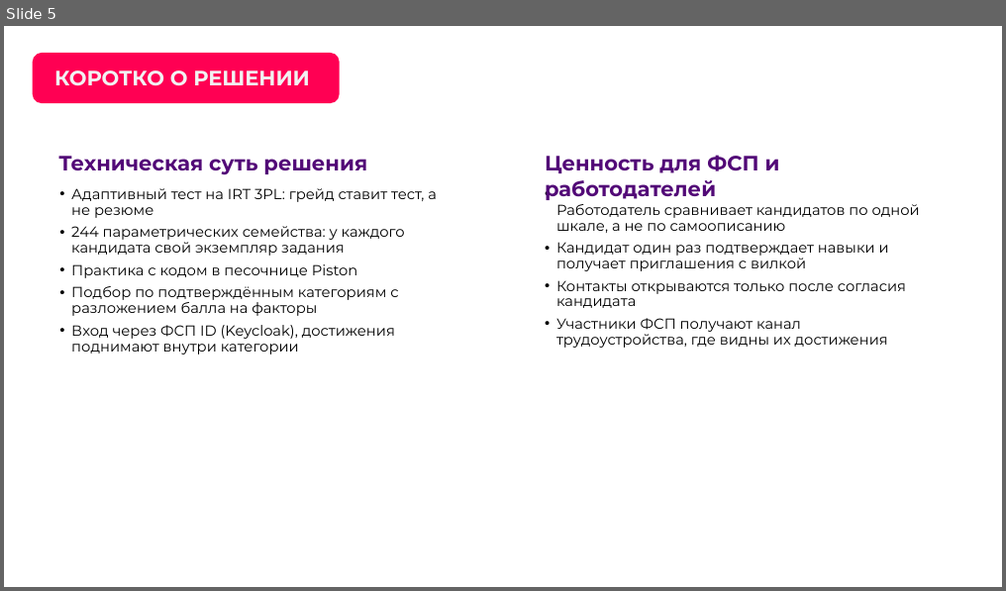
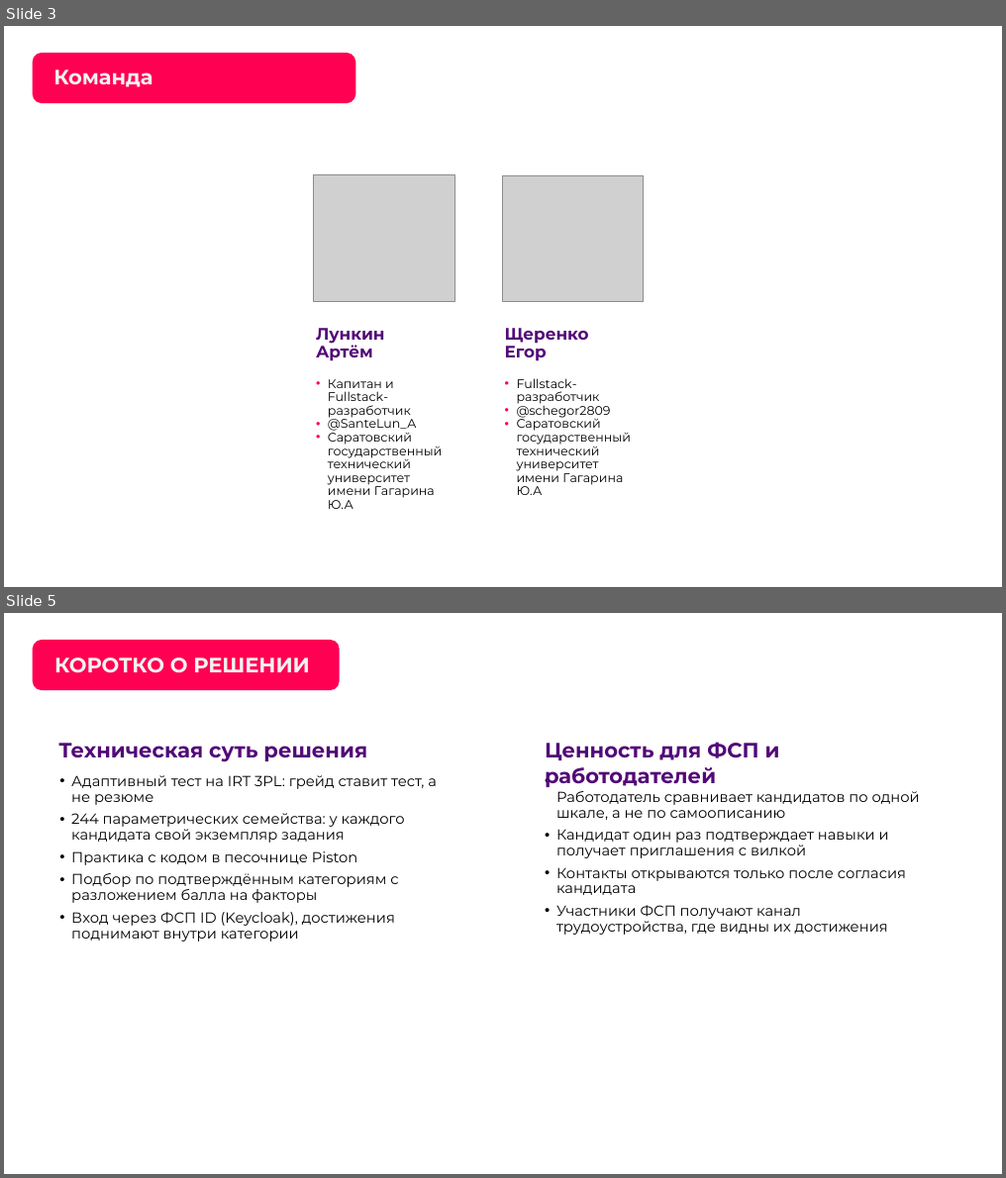
Before and after one commit to Egor2809/fsp-scout, a slide deck: docs/scout-presentation.pptx. Shown one above the other, each under a label of ours: slide 5 before the commit, slides 3 and 5 after it; the slides between them are not shown. The pictures are 1006x591 and 1006x1178 pixels, drawn with LibreOffice and Linux fonts; fonts in the diff are those of the drawing; grey boxes stand for pictures; background and template pictures are left out. Boxes give left, top, right and bottom in pixels: in the first picture for what was removed or moved away, otherwise in the second. Text is boxed around its words. In the diff, an @@ line names an element or a change of style, - is before the commit and + after.

```diff
--- a/docs/scout-presentation.pptx
+++ b/docs/scout-presentation.pptx
@@ slide 3 added at <box>4,26,1002,587</box>, background picture (left out) @@
@@ rounded rectangle added at <box>33,52,355,103</box>, fill #FF0053 @@
@@ title added at <box>54,70,152,87</box>, 20 pt, text #F2F2F2, bold @@
+Команда
@@ rounded rectangle added at <box>294,151,474,547</box>, fill #FFFFFF @@
@@ picture added at <box>314,174,454,302</box> @@
@@ picture added at <box>503,175,644,302</box> @@
@@ text added at <box>316,328,385,362</box>, 16 pt, text #520977, bold @@
+Лункин Артём
@@ text added at <box>505,328,589,362</box>, 16 pt, text #520977, bold @@
+Щеренко Егор
@@ text added at <box>328,379,442,509</box>, 12 pt, text #000000 @@
+• Капитан и Fullstack-разработчик
+• @SanteLun_A
+• Саратовский государственный технический университет имени Гагарина Ю.А
@@ text added at <box>517,378,631,495</box>, 12 pt, text #000000 @@
+• Fullstack-разработчик
+• @schegor2809
+• Саратовский государственный технический университет имени Гагарина Ю.А
@@ page number added at <box>939,547,984,576</box>, 12 pt, text #FFFFFF @@
+3
```
Also in this commit, not shown: 4 slides changed, 1 slide removed.
